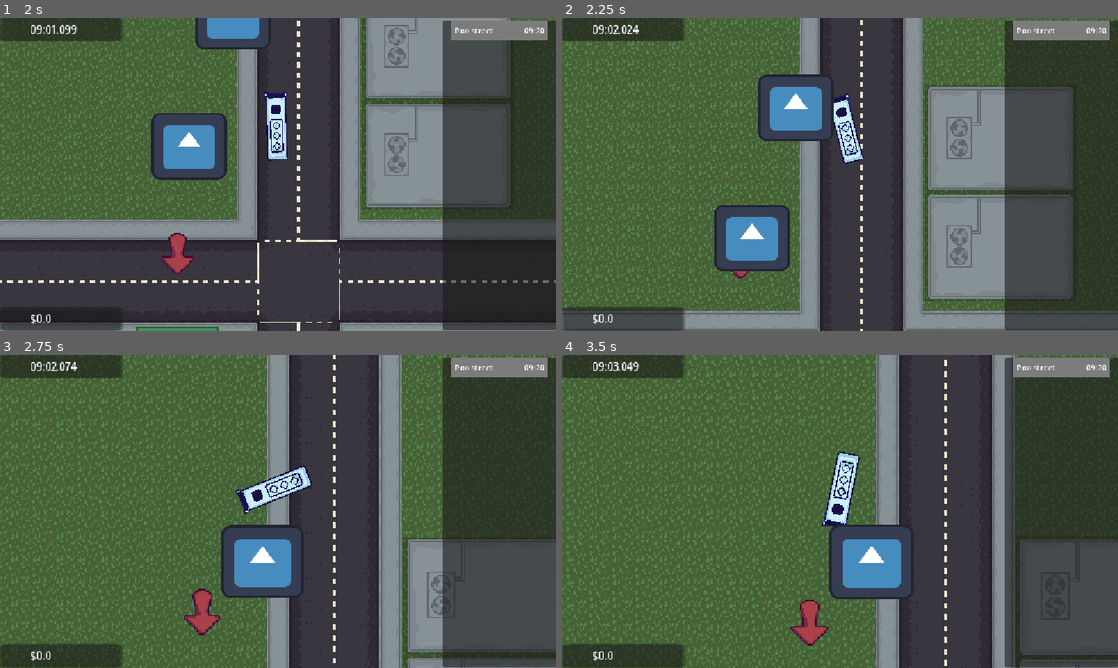
Above: before the commit, frames 1-4 (two rows, left to right).
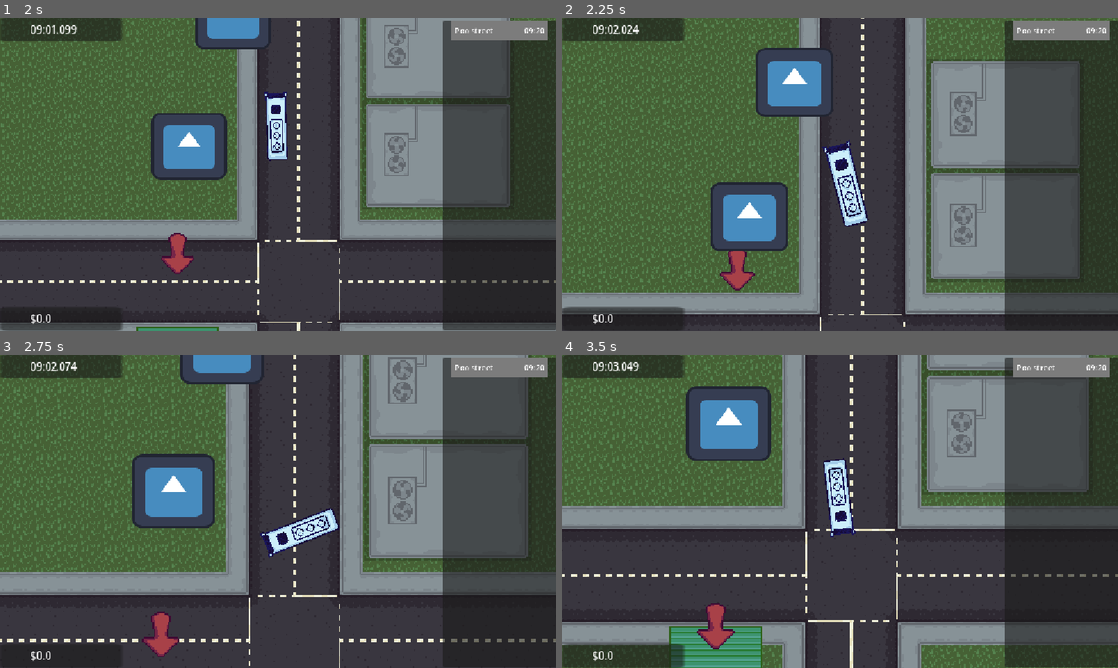
Above: after the commit, the same moments.

Repository: Aerodynamax/games-week-jam
Game: Godot game, scene res://scenes/main.tscn
Two runs of this game, one before a commit and one after it. Both use one fixed random seed, a clock stepped at 60 frames per second and the inputs below. The engine's default icon, where the game draws it, is replaced by a stand-in: a white triangle on a blue panel in a dark square. Sound files missing from this copy of the repository are replaced by a short silence.
Inputs:
- Up to frame 1 (2 s): hold W (forward) from 0.53 s (still down)
- Up to frame 2 (2.25 s): release W (forward) at 2.03 s; hold A (left) from 2.03 s (still down)
- Up to frame 3 (2.75 s): keep holding A (left)
- Up to frame 4 (3.5 s): keep holding A (left)

Frame 1 is identical in both runs. In frame 2, 36% of the frame differs, in the area x 0-100%, y 0-100%; in frame 3, 62%; in frame 4, 71%.
Error before the commit: Invalid assignment of property or key 'dead' with value of type 'bool' on a base object of type 'RigidBody2D'. (res://scripts/collision.gd:33)

Commit message:
added explosion sfx

Diff:
--- a/project.godot
+++ b/project.godot
@@ -43,7 +43,7 @@
 
 [editor_plugins]
 
-enabled=PackedStringArray("res://addons/dialogic/plugin.cfg")
+enabled=PackedStringArray()
 
 [filesystem]
 
--- a/scenes/collision.tscn
+++ b/scenes/collision.tscn
@@ -34,6 +34,7 @@
 [ext_resource type="Texture2D" uid="uid://dxr0u3qxtx28s" path="res://assets/explosion frames/1_30.png" id="32_117nr"]
 [ext_resource type="Texture2D" uid="uid://cbcp228dp4w2c" path="res://assets/explosion frames/1_31.png" id="33_acaqv"]
 [ext_resource type="Texture2D" uid="uid://dtyn8o1exam7d" path="res://assets/explosion frames/1_32.png" id="34_sybd0"]
+[ext_resource type="AudioStream" uid="uid://d3vtfsxawhxg5" path="res://assets/sounds/explosion/explode-156615_2785350-lq.ogg" id="35_rjhso"]
 
 [sub_resource type="SpriteFrames" id="SpriteFrames_ymtmc"]
 animations = [{
@@ -147,6 +148,11 @@
 "speed": 24.0
 }]
 
+[sub_resource type="AudioStreamRandomizer" id="AudioStreamRandomizer_cs1tg"]
+random_pitch = 1.3348398
+streams_count = 1
+stream_0/stream = ExtResource("35_rjhso")
+
 [node name="Collision" type="Node2D" unique_id=100343889]
 script = ExtResource("1_u8cmh")
 
@@ -156,3 +162,8 @@
 sprite_frames = SubResource("SpriteFrames_ymtmc")
 animation = &"explosion"
 frame = 32
+
+[node name="ExplosionAudio" type="AudioStreamPlayer2D" parent="." unique_id=1050082867]
+stream = SubResource("AudioStreamRandomizer_cs1tg")
+volume_db = 1.0
+pitch_scale = 2.0
--- a/scenes/player.tscn
+++ b/scenes/player.tscn
@@ -39,6 +39,7 @@
 [ext_resource type="Texture2D" uid="uid://dxr0u3qxtx28s" path="res://assets/explosion frames/1_30.png" id="34_fuw3a"]
 [ext_resource type="Texture2D" uid="uid://cbcp228dp4w2c" path="res://assets/explosion frames/1_31.png" id="35_8txt3"]
 [ext_resource type="Texture2D" uid="uid://dtyn8o1exam7d" path="res://assets/explosion frames/1_32.png" id="36_2w11d"]
+[ext_resource type="AudioStream" uid="uid://d3vtfsxawhxg5" path="res://assets/sounds/explosion/explode-156615_2785350-lq.ogg" id="40_cs1tg"]
 
 [sub_resource type="CapsuleShape2D" id="CapsuleShape2D_dqxiu"]
 radius = 8.0
@@ -194,6 +195,7 @@
 [node name="EngineAudio" type="AudioStreamPlayer2D" parent="." unique_id=1009127627]
 stream = ExtResource("6_tuyoq")
 autoplay = true
+
 [node name="AnimatedSprite2D" type="AnimatedSprite2D" parent="." unique_id=1913588162]
 position = Vector2(-15, -50)
 scale = Vector2(3, 3)
@@ -201,3 +203,8 @@
 animation = &"explosion"
 frame = 32
 frame_progress = 1.0
+
+[node name="ExplosionAudio" type="AudioStreamPlayer2D" parent="." unique_id=1362510998]
+stream = ExtResource("40_cs1tg")
+volume_db = 1.0
+pitch_scale = 2.0
--- a/scripts/collision.gd
+++ b/scripts/collision.gd
@@ -8,6 +8,7 @@
 @export var area2d : Area2D
 @export var Sprite : Sprite2D
 
+@onready var explosion_audio: AudioStreamPlayer2D = $ExplosionAudio
 
 
 # Called when the node enters the scene tree for the first time.
@@ -30,8 +31,13 @@
 
 func _on_area_2d_body_entered(body: Node2D) -> void:
 	if (body.name == "Player"):
-		get_parent().dead = true
+		if not get_parent() is RigidBody2D:
+			get_parent().dead = true
+
 		if (body.get_velocity().length() > destruction_velocity):
+
+			# audio
+			explosion_audio.play()
 
 			print("Too fast!")
 			Collisionshape.set_deferred("disabled", true)
@@ -43,6 +49,7 @@
 			Global.score += value
 			tween.tween_property(Sprite, "modulate:a:", 0.0, 1.0)
 			await tween.finished
+			await explosion_audio.finished
 			get_parent().queue_free()
 		elif(body.get_velocity().length() < 0 and body.get_velocity().length() > -destruction_velocity):
 			body.stop_movement()
--- a/scripts/player/player.gd
+++ b/scripts/player/player.gd
@@ -47,7 +47,7 @@
 
 	# audio
 	engine_audio.volume_linear = (_forwards_lerp_acc * (0.4) + 2.6)
-	engine_audio.pitch_scale = 0.8 + 1 * _forwards_lerp_acc
+	engine_audio.pitch_scale = 0.8 + 1 * abs(_forwards_lerp_acc)
 
 	# stop abruptly if not moving
 	if _forwards_lerp_acc < 0.05 and forwards == 0:
@@ -266,6 +266,13 @@
 
 	prev_rotation = rotation
 
+
+@onready var explosion_audio: AudioStreamPlayer2D = $ExplosionAudio
+
 func end():
+	if dead: return
+
+	# explode
 	$AnimatedSprite2D.play("explosion")
+	explosion_audio.play()
 	dead = true
Not shown, added: assets/sounds/bus/explode-156615_2785350-lq.ogg.import
Not shown, changed: assets/sounds/bus/sou_tyre_screech.wav.import
Not shown, added: assets/sounds/explosion/explode-156615_2785350-lq.ogg.import
Not shown: 1 places in scenes/collideable_object.tscn that only renumber resources
Not shown: 1 places in scenes/player.tscn that only renumber resources
Not shown, added: assets/sounds/bus/explode-156615_2785350-lq.ogg
Not shown, added: assets/sounds/bus/sou_tyre_screech.wav
Not shown, added: assets/sounds/explosion/explode-156615_2785350-lq.ogg
